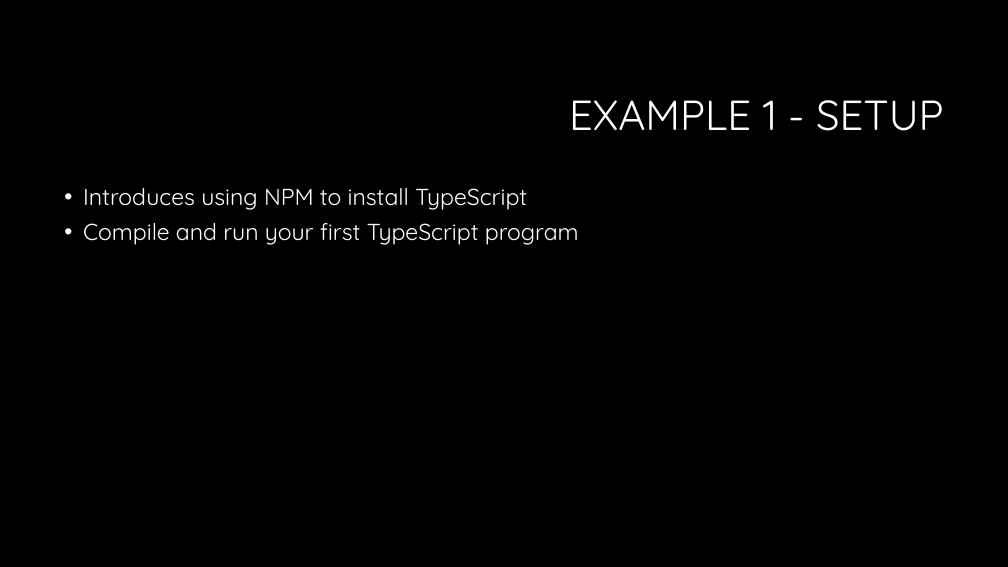
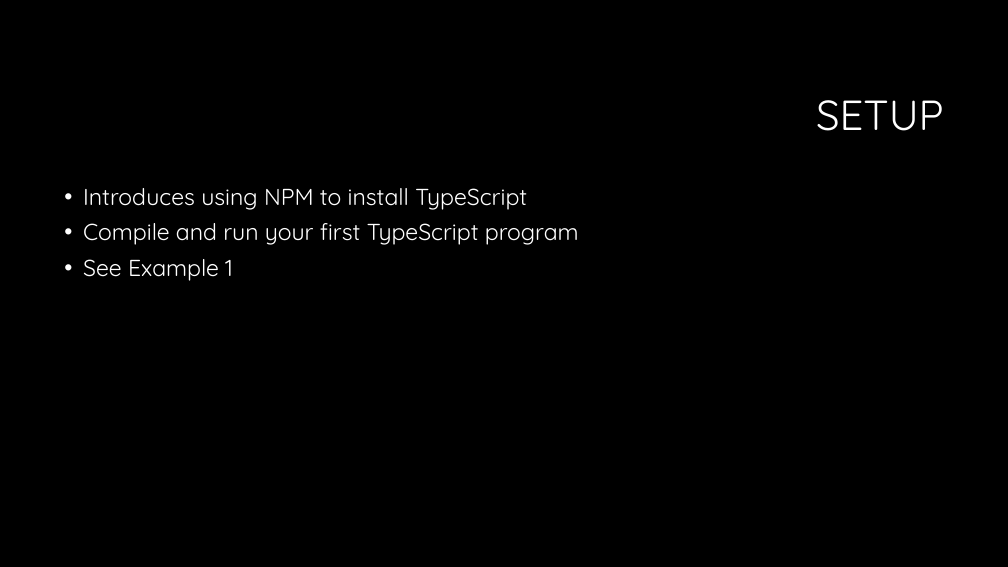
Before and after one commit to RonPenton/intro-to-typescript, a slide deck: slide 26 of Web development with Typescript.pptx (slide 24 before the commit). Drawn at 1008x567 pixels with LibreOffice and Linux fonts; fonts in the diff are those of the drawing; background and template pictures are left out. Boxes give left, top, right and bottom in pixels: in the first picture for what was removed or moved away, otherwise in the second. Text is boxed around its words. In the diff, an @@ line names an element or a change of style, - is before the commit and + after.

```diff
--- a/Web development with Typescript.pptx
+++ b/Web development with Typescript.pptx
@@ title at (816, 100, 944, 131): text changed @@
-EXAMPLE 1 - SETUP
+SETUP
@@ text at (83, 259, 233, 281): paragraph added @@
+• See Example 1
```
Also in this commit, not shown: 18 other slides changed, 3 slides added, 2 slides removed.
